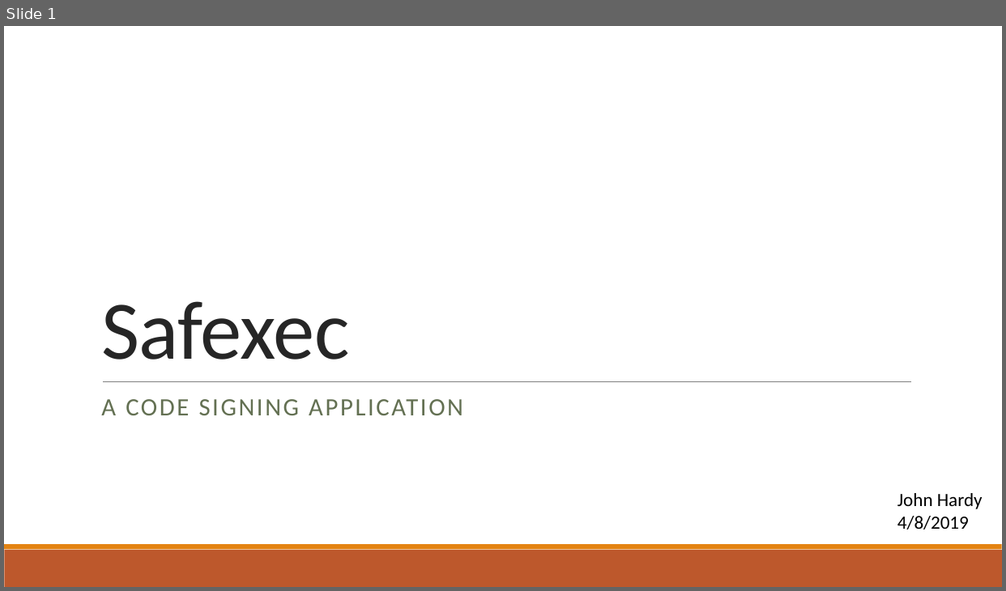
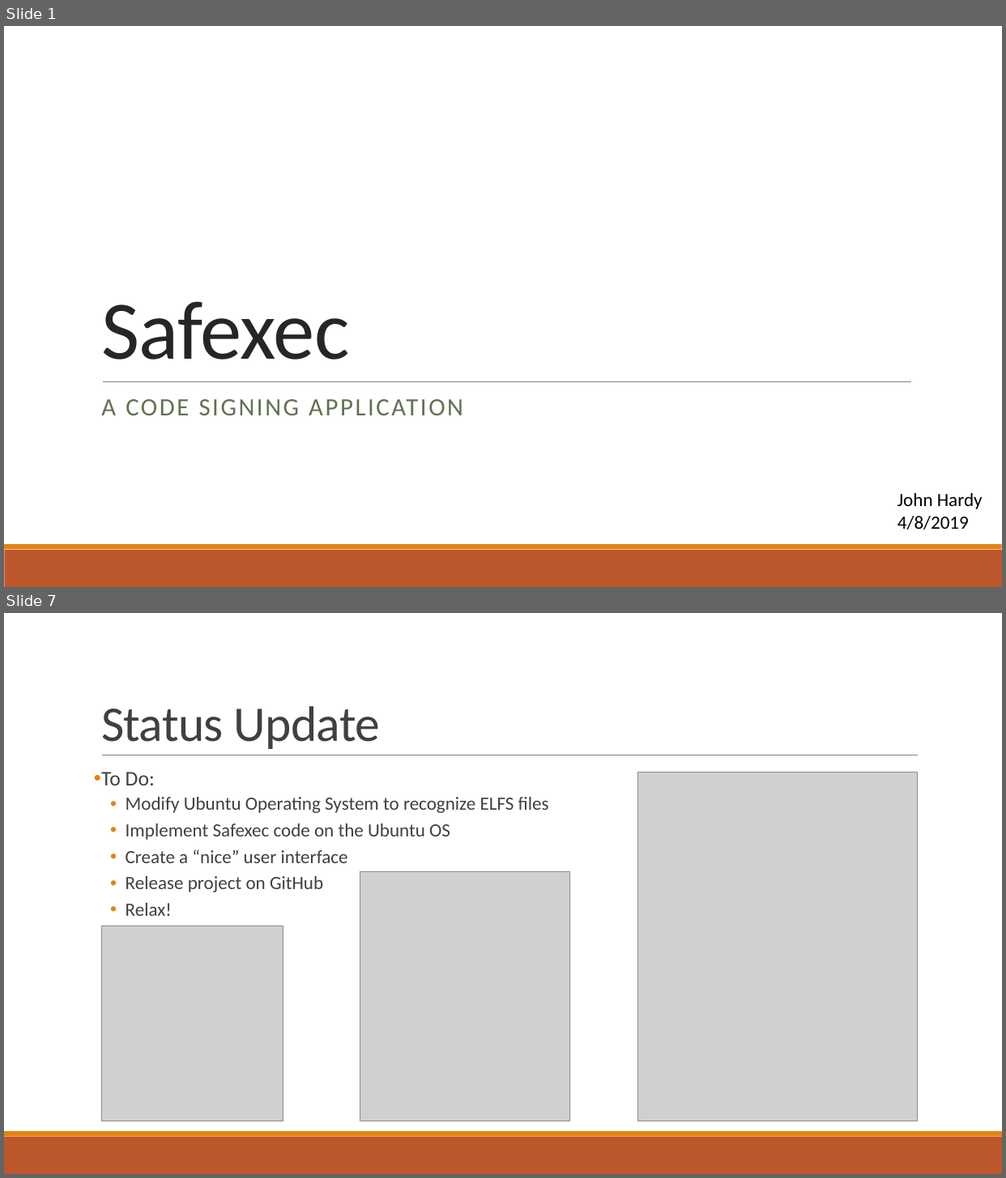
Before and after one commit to JohnHardy5/Safexec, a slide deck: Documents/Final Presentation.pptx. Shown one above the other, each under a label of ours: slide 1 before the commit, slides 1 and 7 after it; the slides between them are not shown. The pictures are 1006x591 and 1006x1178 pixels, drawn with LibreOffice and Linux fonts; fonts in the diff are those of the drawing; grey boxes stand for pictures. Boxes give left, top, right and bottom in pixels: in the first picture for what was removed or moved away, otherwise in the second. Text is boxed around its words. In the diff, an @@ line names an element or a change of style, - is before the commit and + after.

```diff
--- a/Documents/Final Presentation.pptx
+++ b/Documents/Final Presentation.pptx
@@ slide 7 added at bbox=[4, 613, 1002, 1174], background #FFFFFF; not listed: 2 template elements that a slide beside it also shows @@
@@ title added at bbox=[101, 706, 380, 749], 48 pt, text #404040 @@
+Status Update
@@ line added from (102, 756) to (918, 756), #808080 0.5 pt @@
@@ text added at bbox=[101, 772, 549, 916], 18 pt, text #404040 @@
+• To Do:
+  • Modify Ubuntu Operating System to recognize ELFS files
+  • Implement Safexec code on the Ubuntu OS
+  • Create a “nice” user interface
+  • Release project on GitHub
+  • Relax!
@@ picture added at bbox=[638, 773, 918, 1122] @@
@@ picture added at bbox=[360, 872, 570, 1122] @@
@@ picture added at bbox=[101, 926, 283, 1122] @@
```
Also in this commit, not shown: 4 slides changed, 2 other slides added, 2 slides removed, 4 other files.
